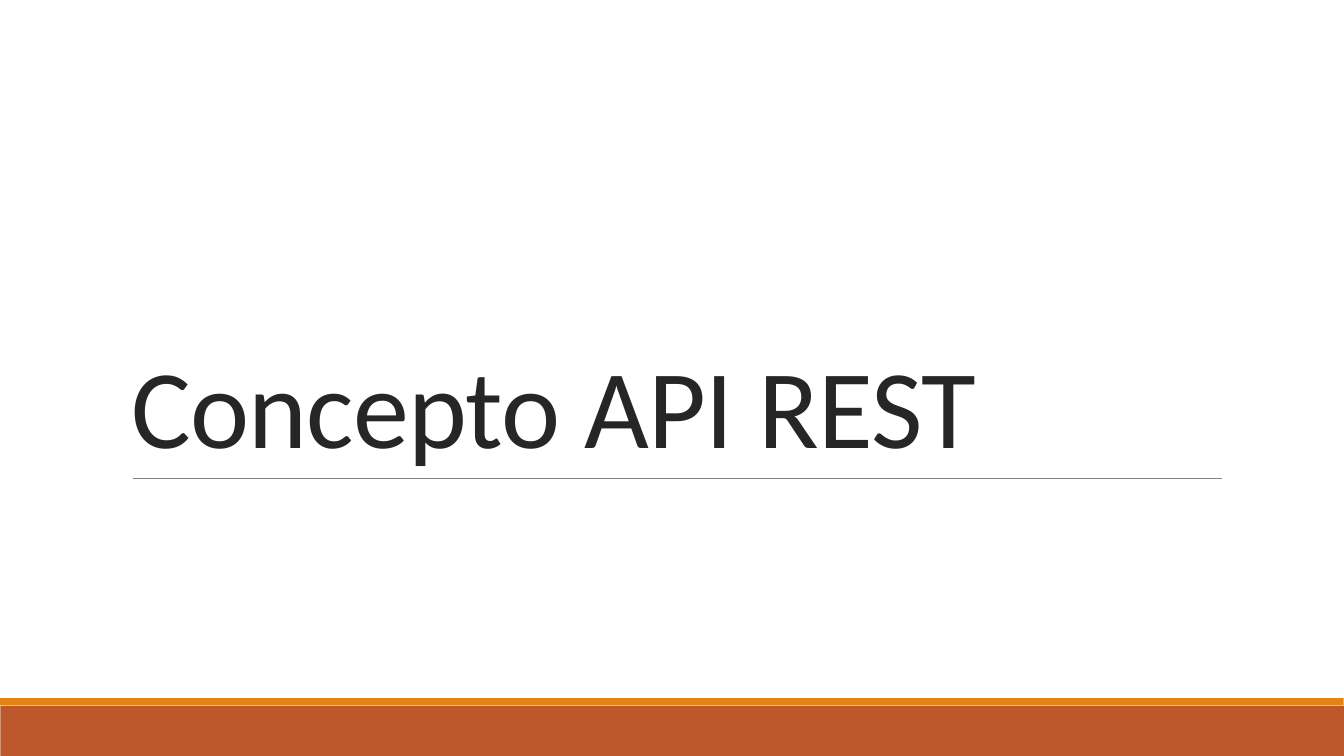
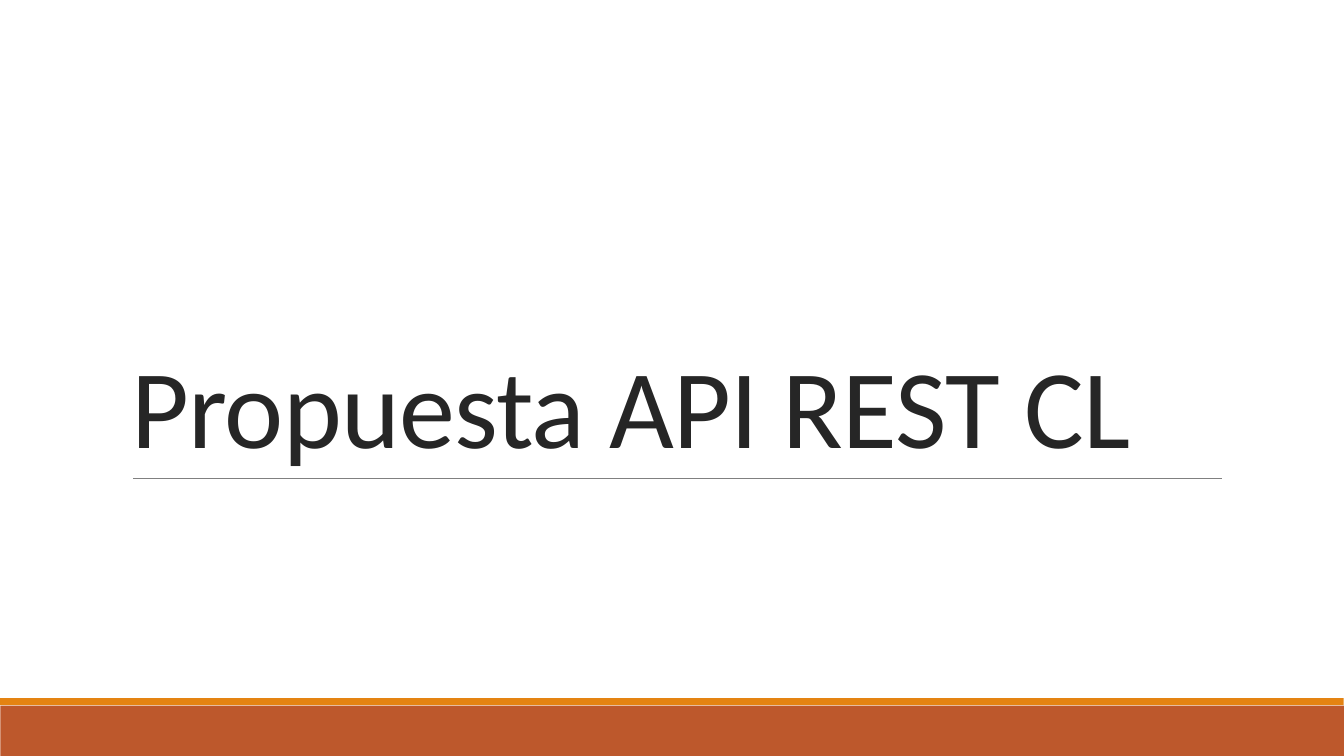
Before and after one commit to bsaezceim/apiexample, a slide deck: slide 1 of Concepto API REST.pptx. Drawn at 1344x756 pixels with LibreOffice and Linux fonts; fonts in the diff are those of the drawing. Boxes give left, top, right and bottom in pixels: in the first picture for what was removed or moved away, otherwise in the second. Text is boxed around its words. In the diff, an @@ line names an element or a change of style, - is before the commit and + after.

Commit message:
update doc

```diff
--- a/Concepto API REST.pptx
+++ b/Concepto API REST.pptx
@@ title at bbox=[131, 375, 1130, 466]: text changed @@
-Concepto API REST
+Propuesta API REST CL
```
Also in this commit, not shown: 4 slides added, 2 slides removed.
